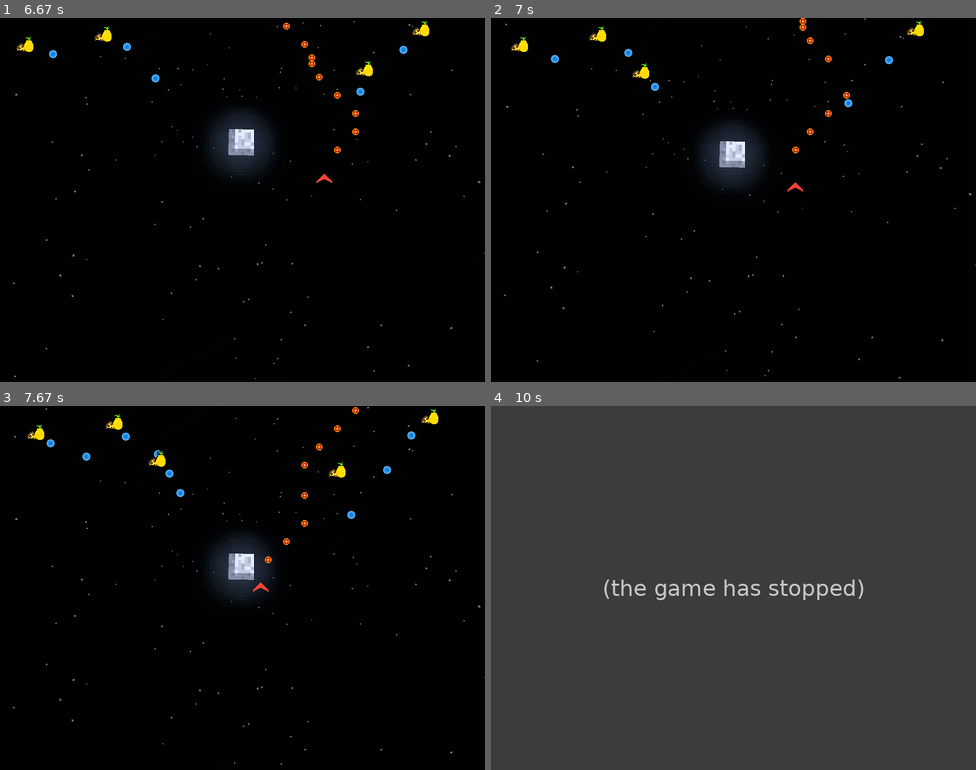
Above: before the commit, frames 1-4 (two rows, left to right).
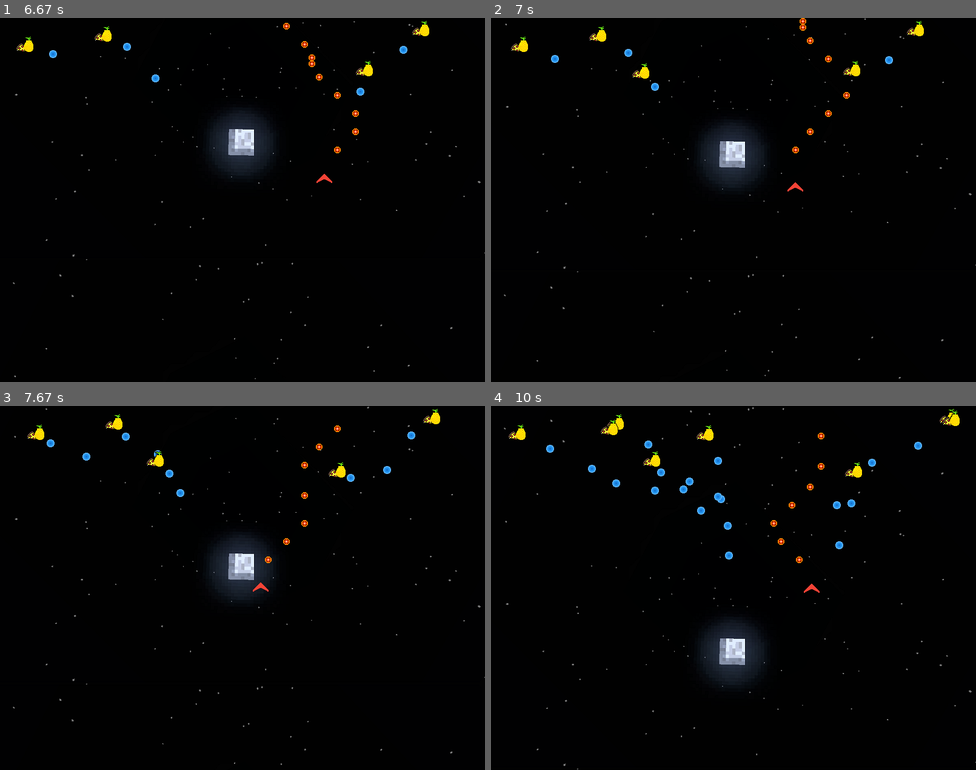
Above: after the commit, the same moments.

Repository: GrislyMe/pygameFinal
Game: pygame game, started from demo.py
Same seed, same stepped clock (60 frames per second), same inputs: the game is played once before the commit and once after it.
Inputs:
- Up to frame 1 (6.67 s): hold Right 0.33-0.8 s; hold Up 0.83-1.13 s; hold Right 1.17-1.63 s; hold Left 1.67-2.2 s; hold Down 2.23-2.53 s; hold Left 2.57-2.97 s; hold Up 3-3.37 s; hold Right 3.4-4.03 s; hold Down 4.07-4.43 s; hold Left 4.47-4.93 s; hold Right 4.97-5.43 s; hold Up 5.47-5.77 s; hold Right 5.8-6.27 s; hold Left from 6.3 s (still down)
- Up to frame 2 (7 s): release Left at 6.83 s; hold Down from 6.87 s (still down)
- Up to frame 3 (7.67 s): release Down at 7.17 s; hold Left 7.2-7.6 s; hold Up from 7.63 s (still down)
- Up to frame 4 (10 s): release Up at 8 s; hold Right 8.03-8.67 s; hold Down 8.7-9.07 s; hold Left 9.1-9.57 s; hold Right from 9.6 s (still down)

Frame 1 is identical in both runs. In frame 2, 0.1% of the frame differs, in the area x 72-77%, y 11-25%; in frame 3, 0.2%; in frame 4, 100%, in the area x 0-100%, y 0-100%.
Before the commit the program exited at 9.95 s; later frames show no game.

Commit message:
bullet collid

Diff:
--- a/bullet.py
+++ b/bullet.py
@@ -9,7 +9,6 @@
         self.__end = pygame.math.Vector2(endPos)
         self.hitBox = []
         self.rect = []
-
     # move nullet alone with the vector
     def update(self):
         self.__current += self.__dir
--- a/demo.py
+++ b/demo.py
@@ -102,6 +102,9 @@
                 npcProj.add(i.fire(c.getPos()))
 
     for b in npcProj:
+        isHit = pygame.sprite.spritecollide(b, playerProj, True)
+        if len(isHit) != 0:
+            b.kill()
         b.update()
         if b.isEnd():
             b.kill()
--- a/enemy.py
+++ b/enemy.py
@@ -11,7 +11,7 @@
         self.__movement = 0.3
         self.hitBox = []
         self.rect = []
-
+        self.firePos = [0, 0]
     def update(self):
         direction = random.randint(0, 100)
         if direction == 59:
@@ -55,4 +55,9 @@
         self.hitBox = pygame.Rect(self._enemy__current, (30, 20))
 
     def fire(self):
-        return beamFromNpc(self._enemy__current)
+        if self.firePos == [0, 0]:
+            self.firePos = self._enemy__current
+        #return beamFromNpc(self._enemy__current)
+        return beamFromNpc(self.firePos)
+    def clearfire(self):
+        self.firePos = [0, 0]
